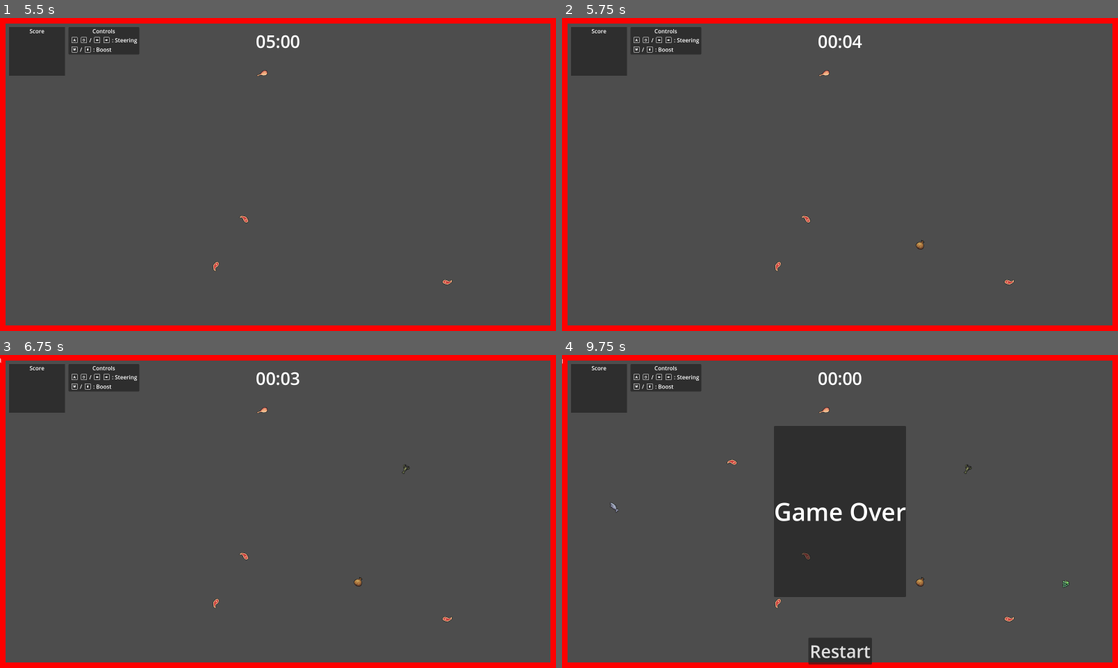
Above: before the commit, frames 1-4 (two rows, left to right).
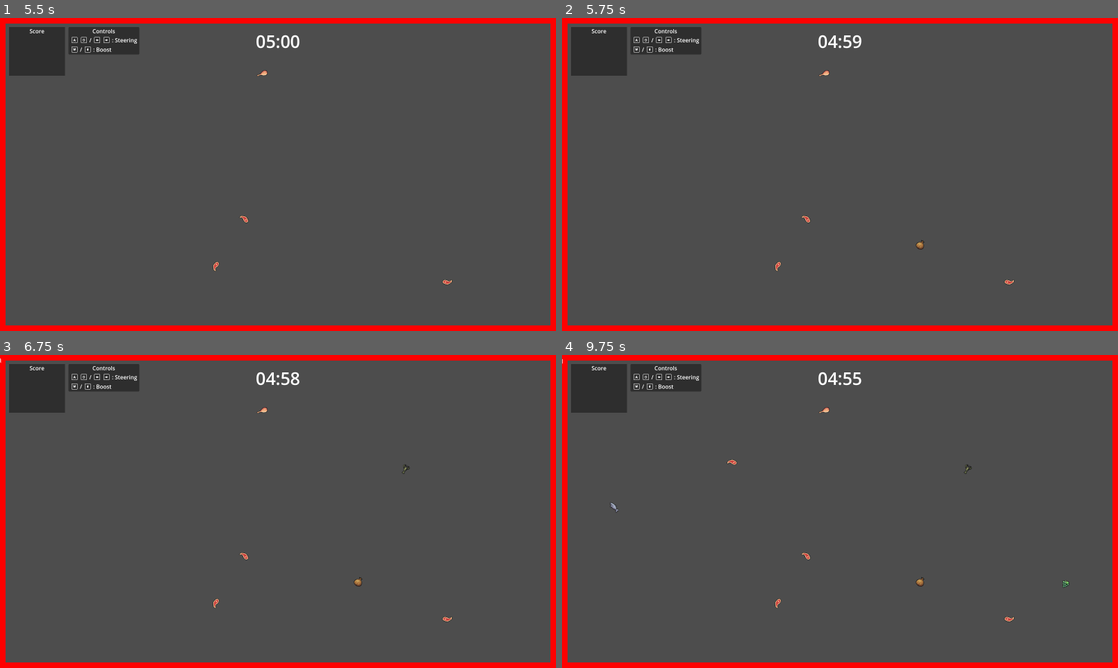
Above: after the commit, the same moments.

Repository: Ozymandias1/godot_snake_game
Game: Godot game, scene res://Scenes/Templates/game_level.tscn
The game is run twice, just before and just after one commit, with the same random seed, the same clock (stepped at 60 frames per second) and the same inputs. This scene is started directly instead of the project's main scene.
Inputs (mouse positions are in pixels of both pictures, inside the frame that each line leads up to):
- Up to frame 1 (5.5 s): click "Start Game" at 0.5 s; tap Enter at 1.25, 5 s; move the mouse to (400, 158) at 1.27 s; hold D (Steer Right) 1.28-2.03 s; hold W (Boost) 1.28-2.03 s; click (400, 158) at 1.42 s; move the mouse to (166, 190) at 2.02 s; hold A (Steer Left) 2.03-2.78 s; tap W (Boost) at 2.1, 3.6, 5.1 s; move the mouse to (333, 105) at 2.77 s; hold W (Boost) 2.78-3.53 s; hold D (Steer Right) 2.78-4.28 s; tap Space at 3.5 s; move the mouse to (250, 237) at 3.52 s; click (250, 237) at 3.67 s; move the mouse to (444, 221) at 4.27 s; hold W (Boost) 4.28-5.03 s; hold A (Steer Left) from 4.28 s (still down); move the mouse to (111, 127) at 5.02 s
- Up to frame 2 (5.75 s): keep holding A (Steer Left)
- Up to frame 3 (6.75 s): move the mouse to (305, 511) at 5.77 s; hold W (Boost) 5.78-6.53 s; click (305, 511) at 5.92 s; tap Space at 6.5 s; move the mouse to (194, 433) at 6.52 s; release A (Steer Left) at 6.53 s; hold D (Steer Right) from 6.53 s (still down); tap W (Boost) at 6.6 s
- Up to frame 4 (9.75 s): tap Enter at 7.25 s; move the mouse to (962, 495) at 7.27 s; hold W (Boost) 7.28-8.03 s; tap Space at 8 s; move the mouse to (728, 527) at 8.02 s; tap W (Boost) at 8.1, 9.6 s; click (728, 527) at 8.17 s; move the mouse to (895, 442) at 8.77 s; release D (Steer Right) at 8.78 s; hold W (Boost) 8.78-9.53 s; hold A (Steer Left) from 8.78 s (still down); move the mouse to (812, 574) at 9.52 s

Frame 1 is identical in both runs. In frame 2, 0.1% of the frame differs, in the area x 47-54%, y 5-10%; in frame 3, 0.1%; in frame 4, 14%, in the area x 38-62%, y 5-99%.
Error in both runs: Invalid access to property or key 'name' on a base object of type 'Dictionary'. (res://Scripts/Player.gd:33)

Commit message:
게임 진행시간 재설정

Diff:
--- a/Scripts/GameLevel.gd
+++ b/Scripts/GameLevel.gd
@@ -19,7 +19,7 @@
 var start_game_remain_time: int = 4
 var remain_time_tween: Tween = null
 var scores: Dictionary = {}
-var gameplay_time_seconds: int = 5# * 60
+var gameplay_time_seconds: int = 5 * 60
 
 # 시작
 func _ready() -> void:
